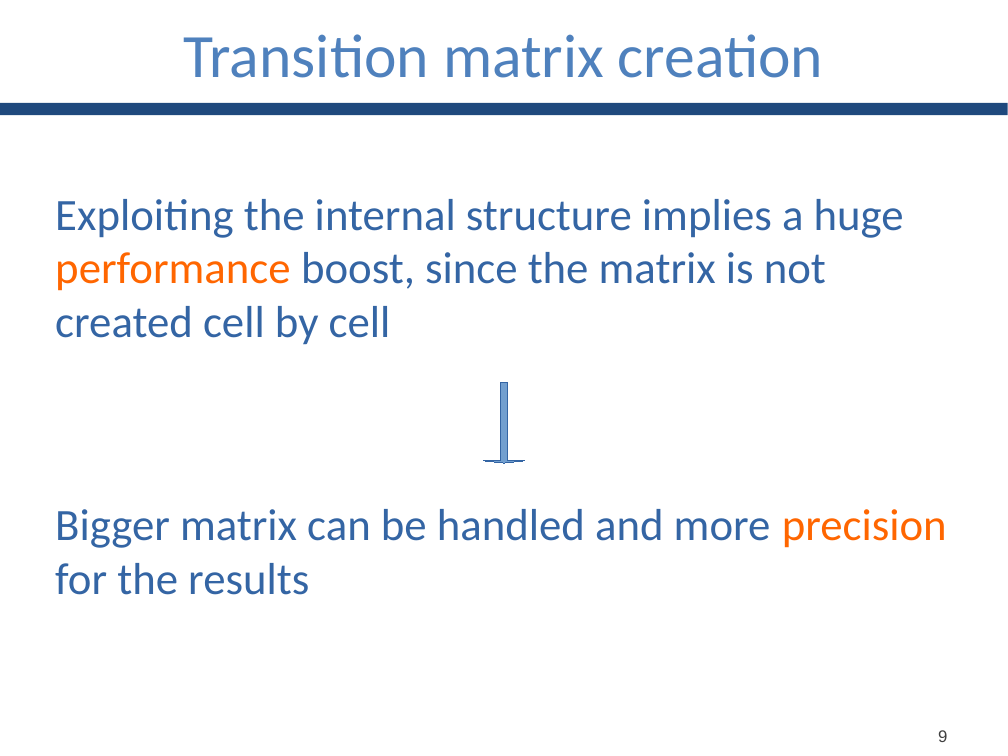
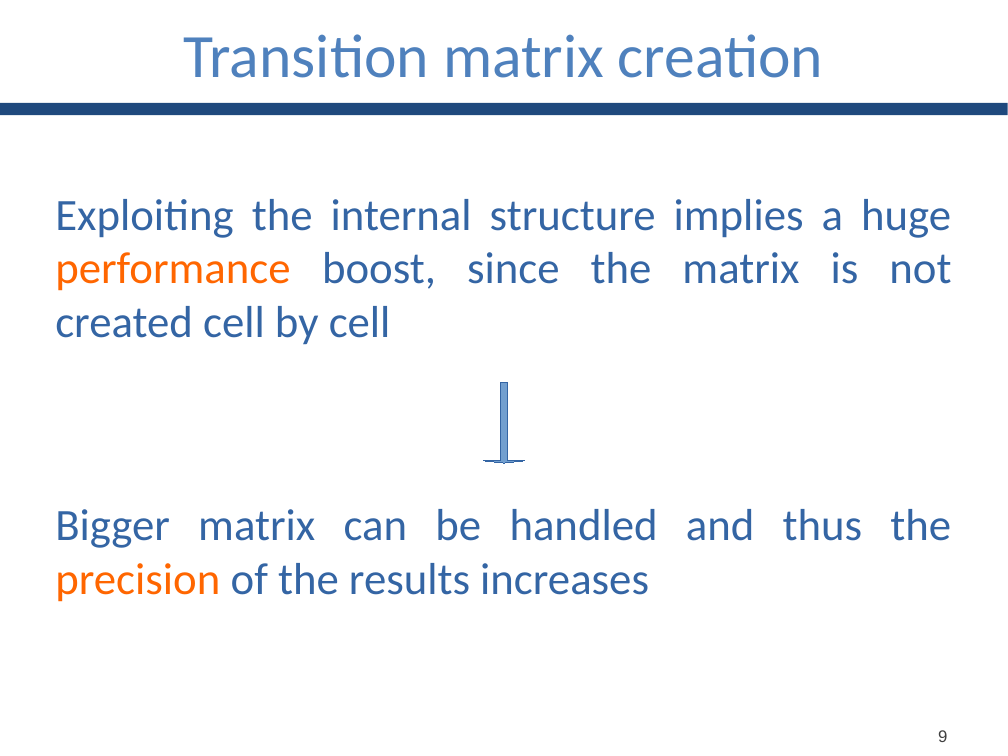
Before and after one commit to GianlucaBortoli/bachelorThesis, a slide deck: slide 10 of slides/slides.pptx. Drawn at 1008x756 pixels with LibreOffice and Linux fonts; fonts in the diff are those of the drawing. Boxes give left, top, right and bottom in pixels: in the first picture for what was removed or moved away, otherwise in the second. Text is boxed around its words. In the diff, an @@ line names an element or a change of style, - is before the commit and + after.

Commit message:
fix some text

```diff
--- a/slides/slides.pptx
+++ b/slides/slides.pptx
@@ text "Exploiting the internal structure implies ..." at [55, 199, 951, 345]: alignment left to justified @@
@@ text at [55, 509, 951, 602]: text changed @@
-Bigger matrix can be handled and more precision for the results
+Bigger matrix can be handled and thus the precision of the results increases
```
Also in this commit, not shown: 10 other slides changed.
